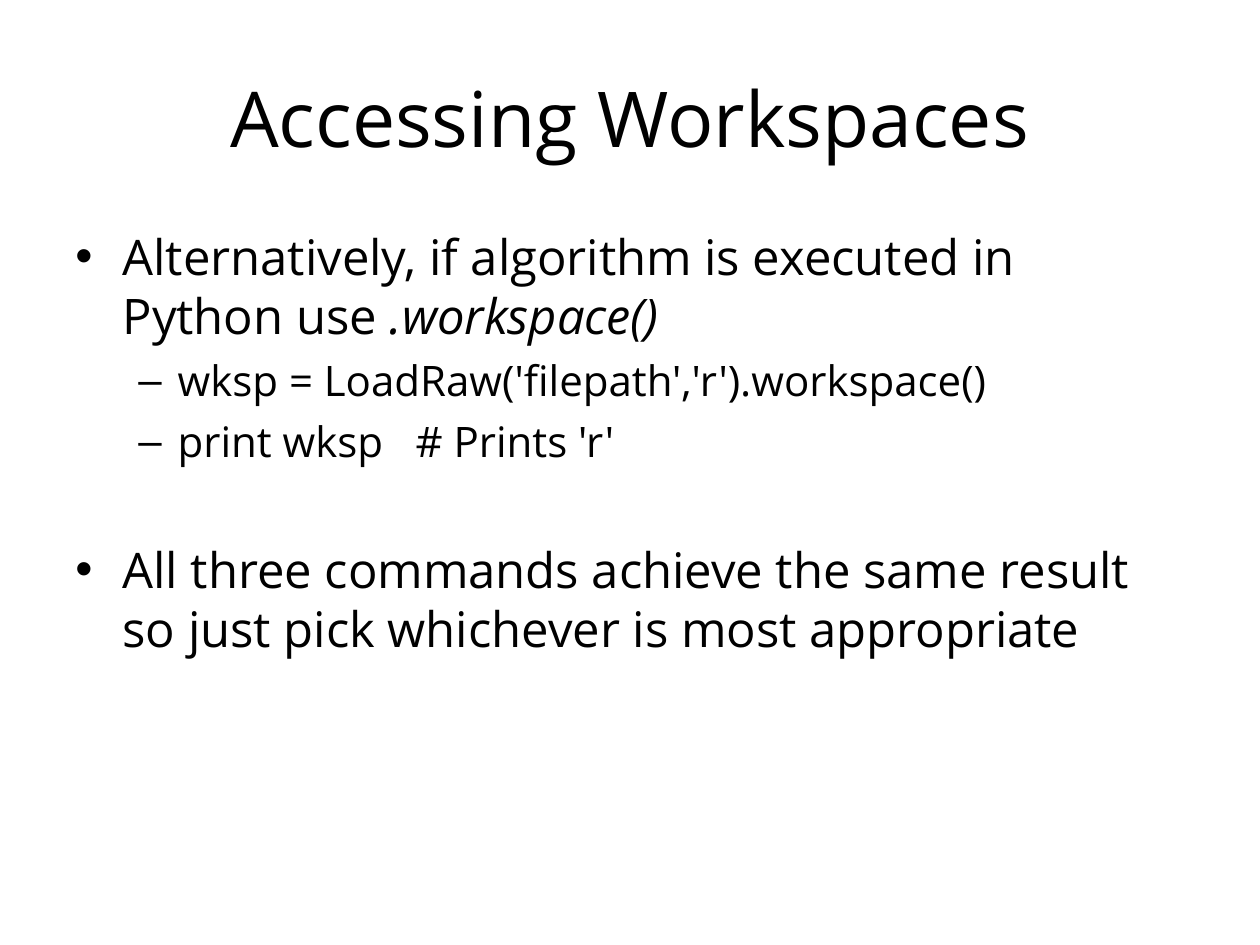
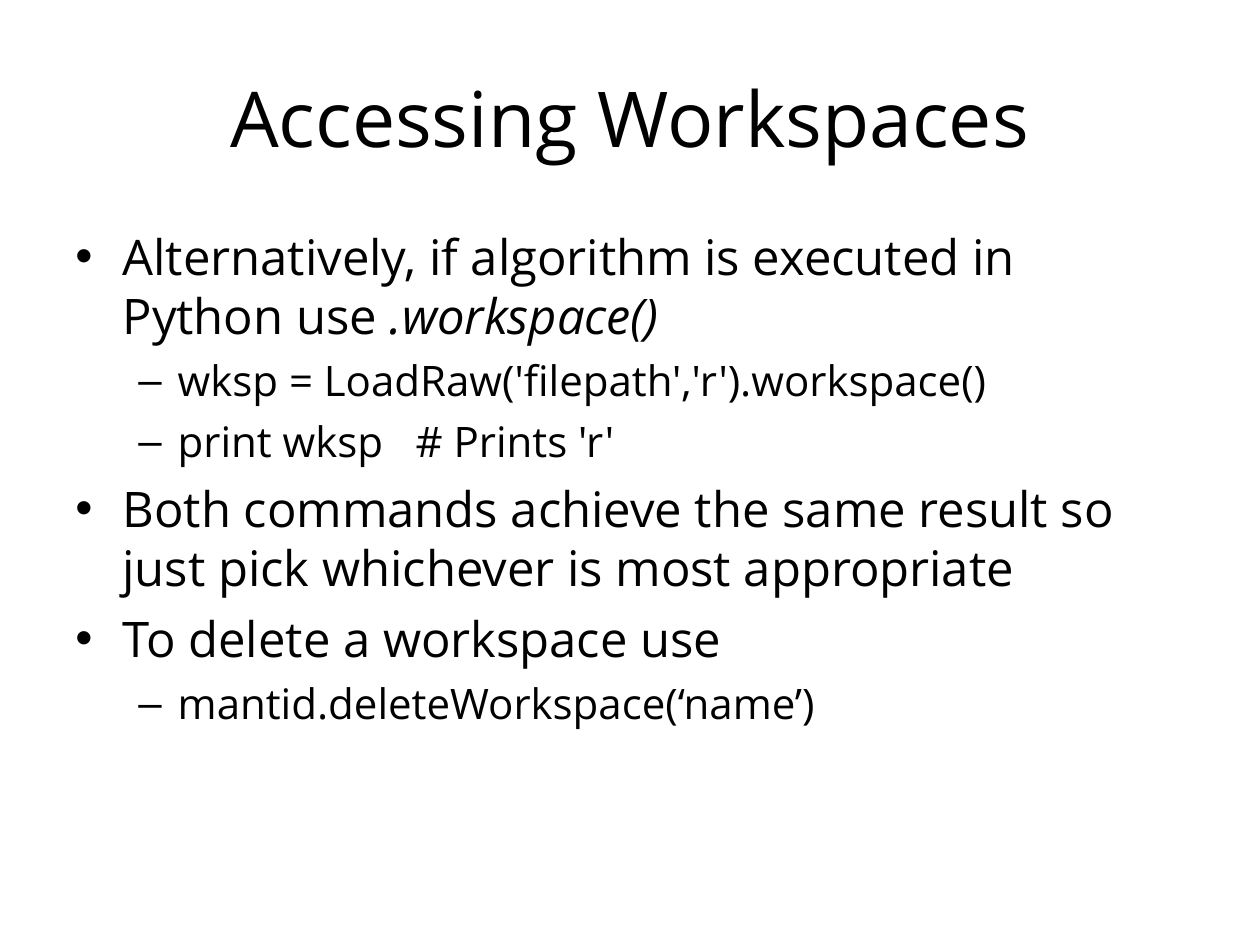
Before and after one commit to mantidproject/documents, a slide deck: slide 29 of Presentations/Python training course/Python in Mantid.ppt (slide 28 before the commit). Drawn at 1260x945 pixels with LibreOffice and Linux fonts; fonts in the diff are those of the drawing; background and template pictures are left out. Boxes give left, top, right and bottom in pixels: in the first picture for what was removed or moved away, otherwise in the second. Text is boxed around its words. In the diff, an @@ line names an element or a change of style, - is before the commit and + after.

Commit message:
Update Python in Mantid training.

```diff
--- a/Presentations/Python training course/Python in Mantid.ppt
+++ b/Presentations/Python training course/Python in Mantid.ppt
@@ text at [123, 489, 1114, 729]: text changed @@
-• All three commands achieve the same result so just pick whichever is most appropriate
+• Both commands achieve the same result so just pick whichever is most appropriate
+• To delete a workspace use
+  – mantid.deleteWorkspace(‘name’)
```
Also in this commit, not shown: 8 other slides changed, 6 slides added, 1 slide removed.
